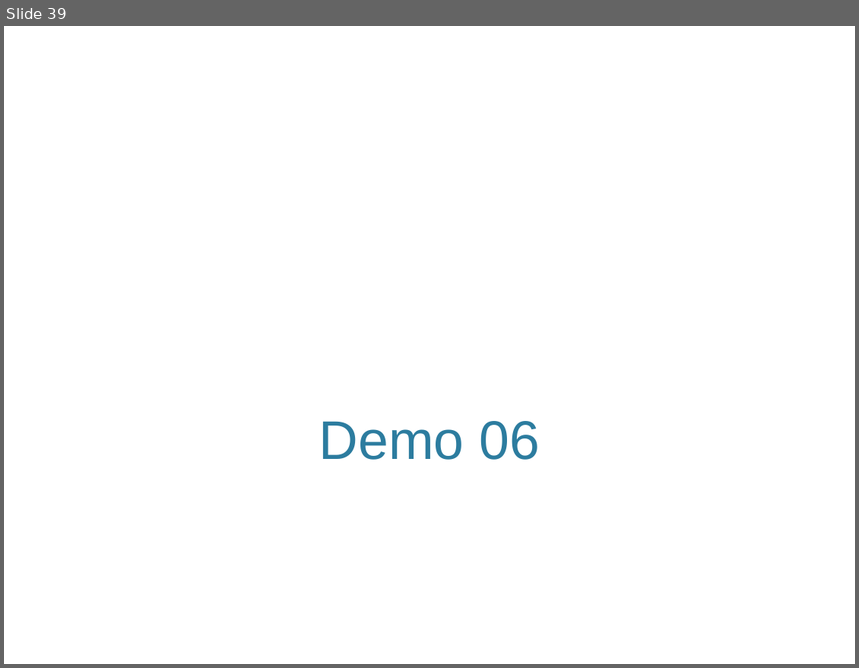
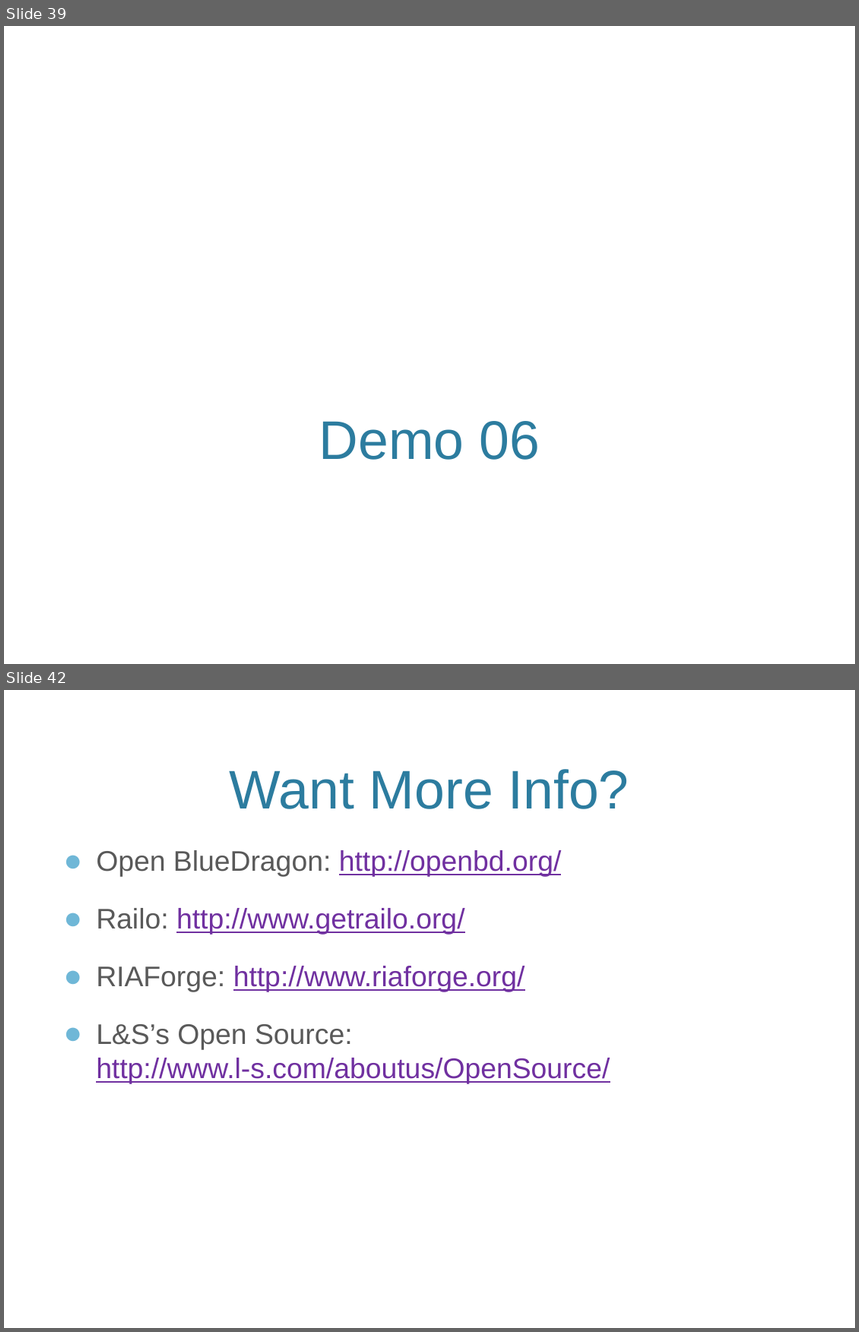
Before and after one commit to awayken/2011sdcodecamp, a slide deck: presentation.pptx. Shown one above the other, each under a label of ours: slide 39 before the commit, slides 39 and 42 after it; the slides between them are not shown. The pictures are 859x668 and 859x1332 pixels, drawn with LibreOffice and Linux fonts; fonts in the diff are those of the drawing; background and template pictures are left out. Boxes give left, top, right and bottom in pixels: in the first picture for what was removed or moved away, otherwise in the second. Text is boxed around its words. In the diff, an @@ line names an element or a change of style, - is before the commit and + after.

```diff
--- a/presentation.pptx
+++ b/presentation.pptx
@@ slide 42 added at <box>4,690,855,1328</box>, background picture (left out) @@
@@ title added at <box>230,769,629,809</box>, 46 pt, text #2C7C9F @@
+Want More Info?
@@ text added at <box>96,850,610,1084</box>, 24 pt, text #7030A0, underline @@
+● Open BlueDragon: http://openbd.org/
+● Railo: http://www.getrailo.org/
+● RIAForge: http://www.riaforge.org/
+● L&S’s Open Source: http://www.l-s.com/aboutus/OpenSource/
```
Also in this commit, not shown: 3 other slides added.
